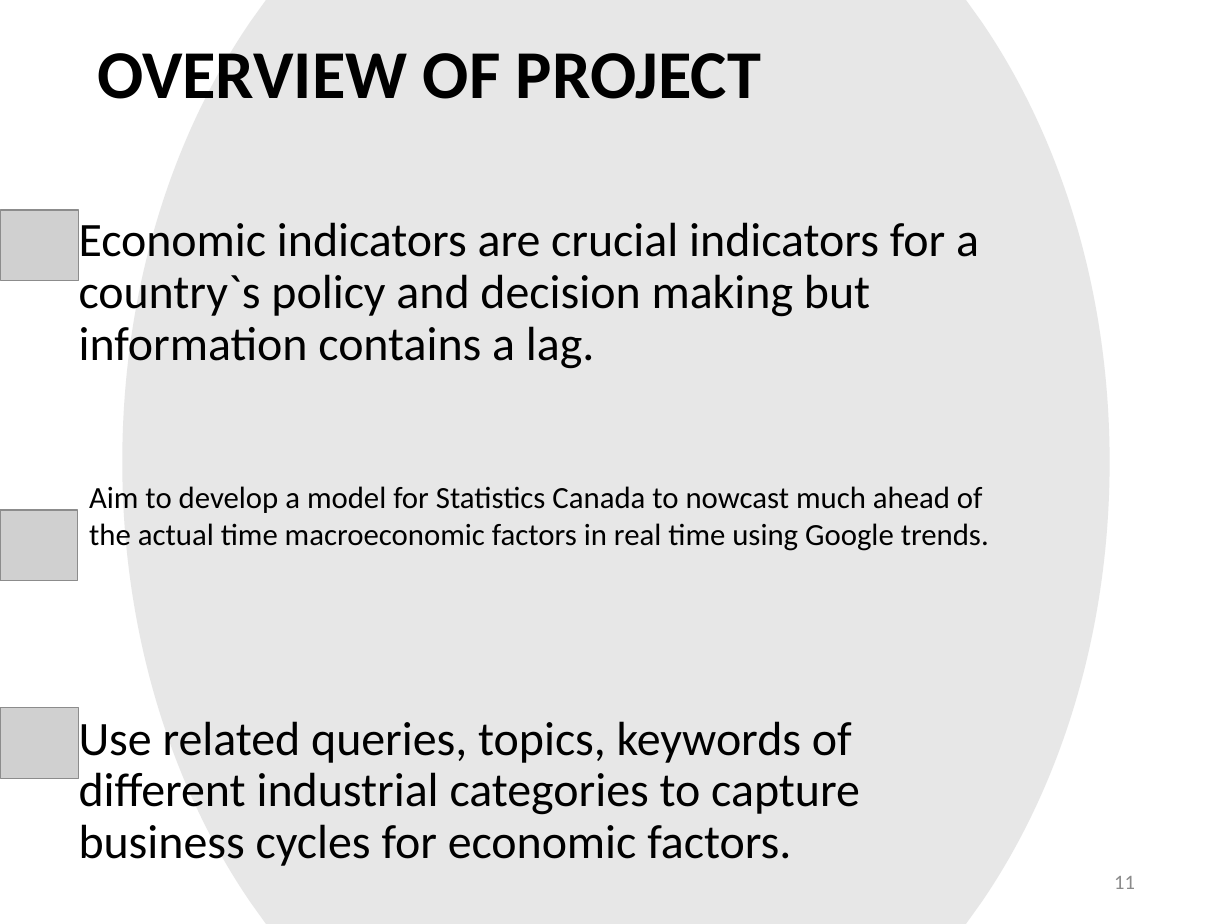
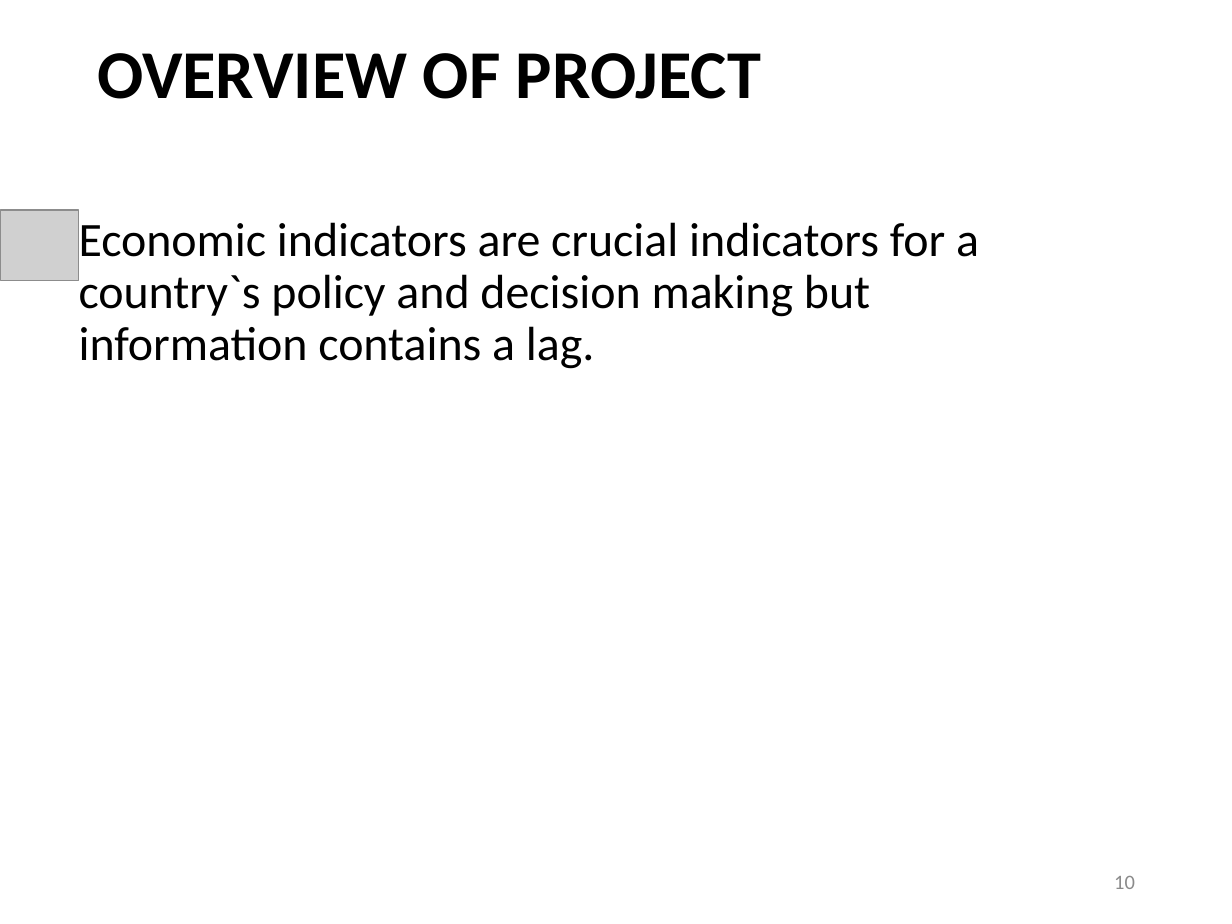
Before and after one commit to ubco-mds-2021-labs/capstone-project-googletrends_capstone, a slide deck: slide 10 of admin/weekly-updates/week8/sample final ppt.pptx (slide 11 before the commit). Drawn at 1232x924 pixels with LibreOffice and Linux fonts; fonts in the diff are those of the drawing; grey boxes stand for pictures. Boxes give left, top, right and bottom in pixels: in the first picture for what was removed or moved away, otherwise in the second. Text is boxed around its words. In the diff, an @@ line names an element or a change of style, - is before the commit and + after.

```diff
--- a/admin/weekly-updates/week8/sample final ppt.pptx
+++ b/admin/weekly-updates/week8/sample final ppt.pptx
@@ freeform shape removed at (122, 0, 1109, 924) @@
@@ text removed at (89, 486, 989, 551) @@
-Aim to develop a model for Statistics Canada to nowcast much ahead of the actual time macroeconomic factors in real time using Google trends.
@@ picture removed at (0, 510, 78, 580) @@
@@ picture removed at (1, 707, 79, 777) @@
@@ text removed at (79, 721, 860, 866) @@
-Use related queries, topics, keywords of different industrial categories to capture business cycles for economic factors.
@@ page number at (1114, 876, 1135, 889): text changed @@
-11
+10
```
Also in this commit, not shown: 3 other slides changed, 7 slides added, 6 slides removed, 1 other file.
